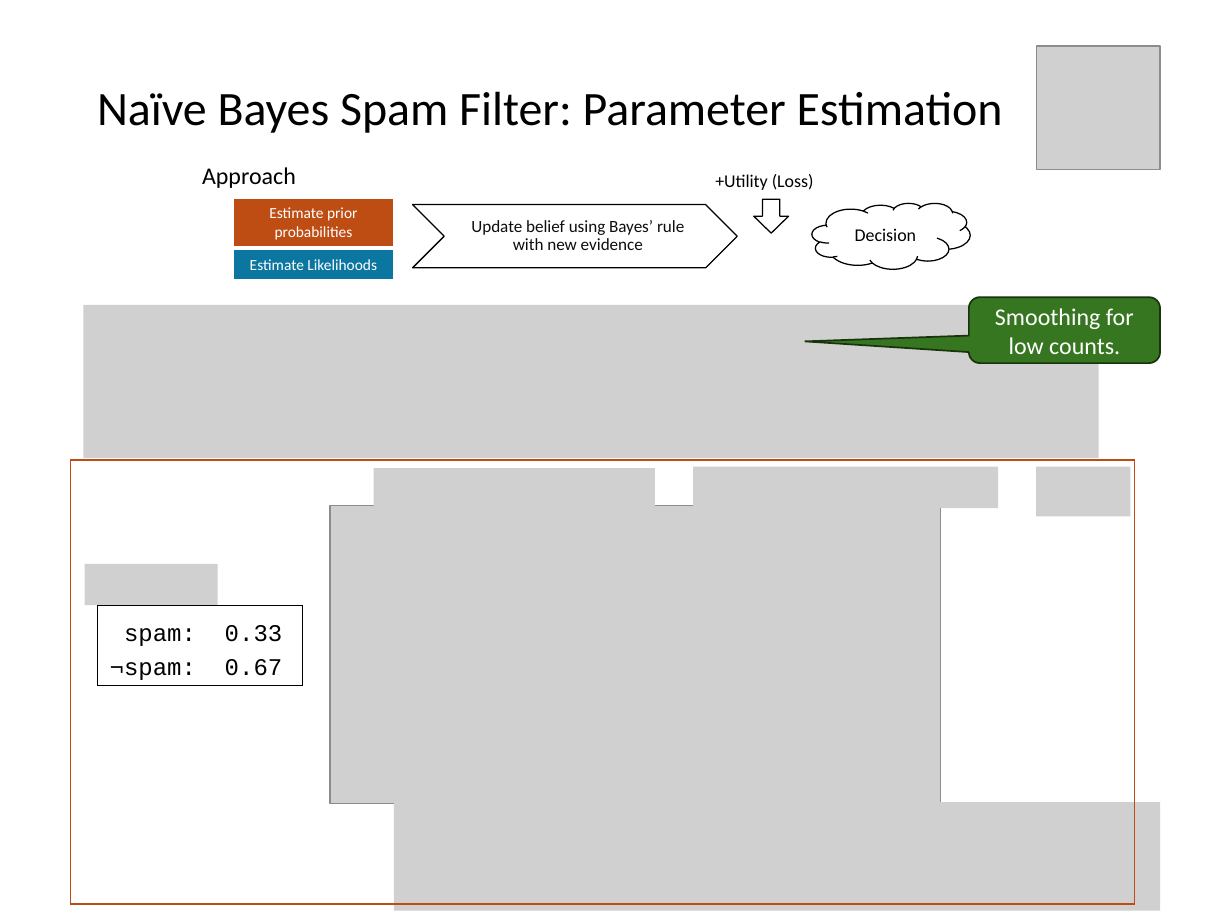
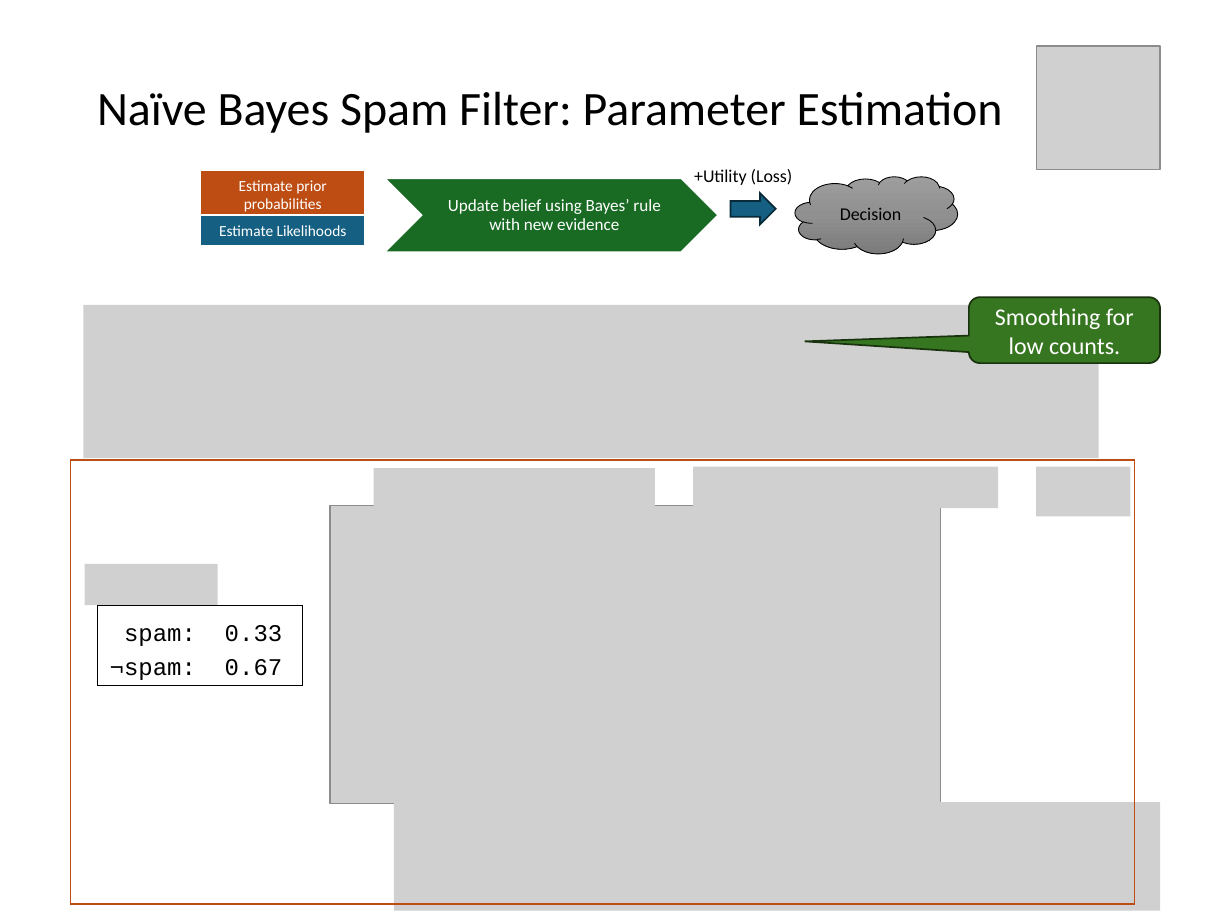
Before and after one commit to mhahsler/CS7320-AI, a slide deck: slide 35 of slides/12_uncertainty.pptx. Drawn at 1232x924 pixels with LibreOffice and Linux fonts; fonts in the diff are those of the drawing; grey boxes stand for pictures. Boxes give left, top, right and bottom in pixels: in the first picture for what was removed or moved away, otherwise in the second. Text is boxed around its words. In the diff, an @@ line names an element or a change of style, - is before the commit and + after.

```diff
--- a/slides/12_uncertainty.pptx
+++ b/slides/12_uncertainty.pptx
@@ rectangle "Estimate prior probabilities": place and size @@
-rectangle "Estimate prior probabilities" at box(233, 197, 394, 246)
+rectangle "Estimate prior probabilities" at box(200, 170, 366, 219)
@@ text removed at box(202, 167, 296, 188) @@
-Approach
@@ chevron: place and size @@
-chevron at box(413, 205, 738, 267)
+chevron at box(384, 179, 718, 253)
@@ chevron at box(384, 179, 718, 253): fill none to #196B24; outline #000000 0.75 pt to #FFFFFF 1 pt @@
@@ text "Update belief using Bayes’ rule ...": place and size @@
-text "Update belief using Bayes’ rule ..." at box(471, 220, 684, 250)
+text "Update belief using Bayes’ rule ..." at box(448, 199, 660, 230)
@@ text "Update belief using Bayes’ rule ..." at box(448, 199, 660, 230): text colour #0D0D0D to #FFFFFF @@
@@ text "+Utility (Loss)": place and size @@
-text "+Utility (Loss)" at box(715, 174, 814, 190)
+text "+Utility (Loss)" at box(694, 169, 793, 185)
@@ cloud "Decision": place and size @@
-cloud "Decision" at box(812, 203, 970, 270)
+cloud "Decision" at box(795, 176, 957, 254)
@@ cloud "Decision" at box(795, 176, 957, 254): fill none to gradient #9D9D9D to #909090 to #7C7C7C; outline #000000 0.75 pt to #000000 0.5 pt @@
@@ down arrow at box(731, 193, 777, 225): fill none to #156082; outline #000000 0.75 pt to #092A39 1 pt; rotation 0 to 270 degrees @@
@@ rectangle "Estimate Likelihoods": place and size @@
-rectangle "Estimate Likelihoods" at box(233, 249, 394, 280)
+rectangle "Estimate Likelihoods" at box(200, 216, 366, 246)
@@ rectangle "Estimate Likelihoods" at box(200, 216, 366, 246): fill #0B769F to #156082 @@
```
Also in this commit, not shown: 6 other slides changed, 1 other file.
